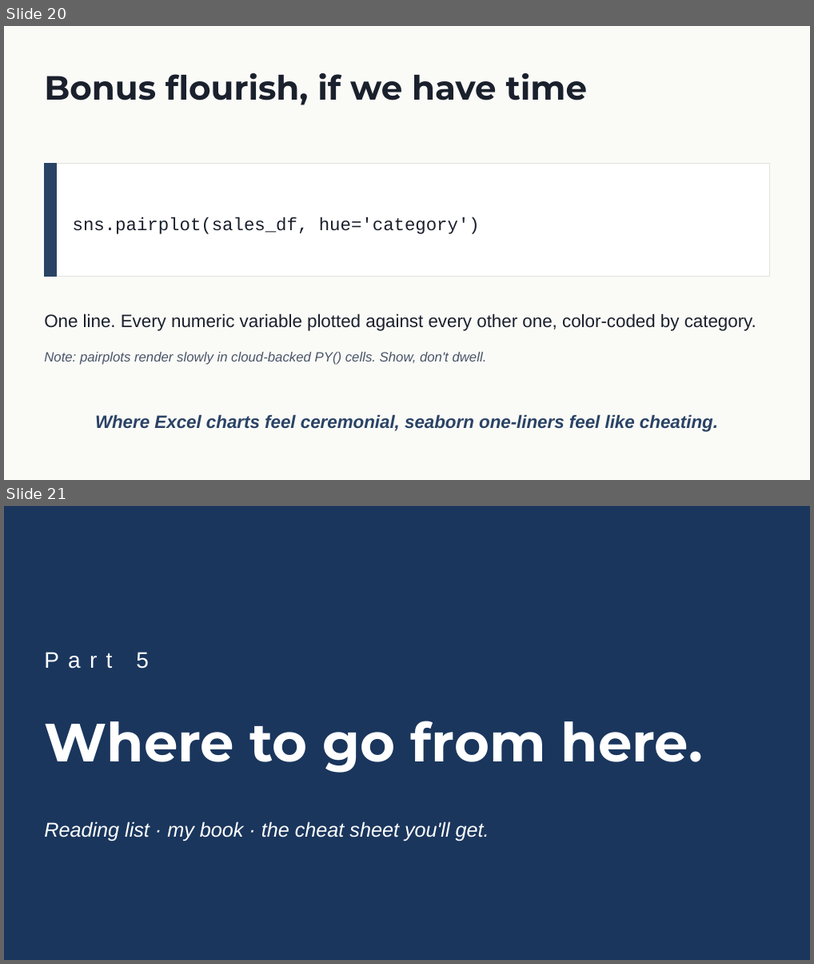
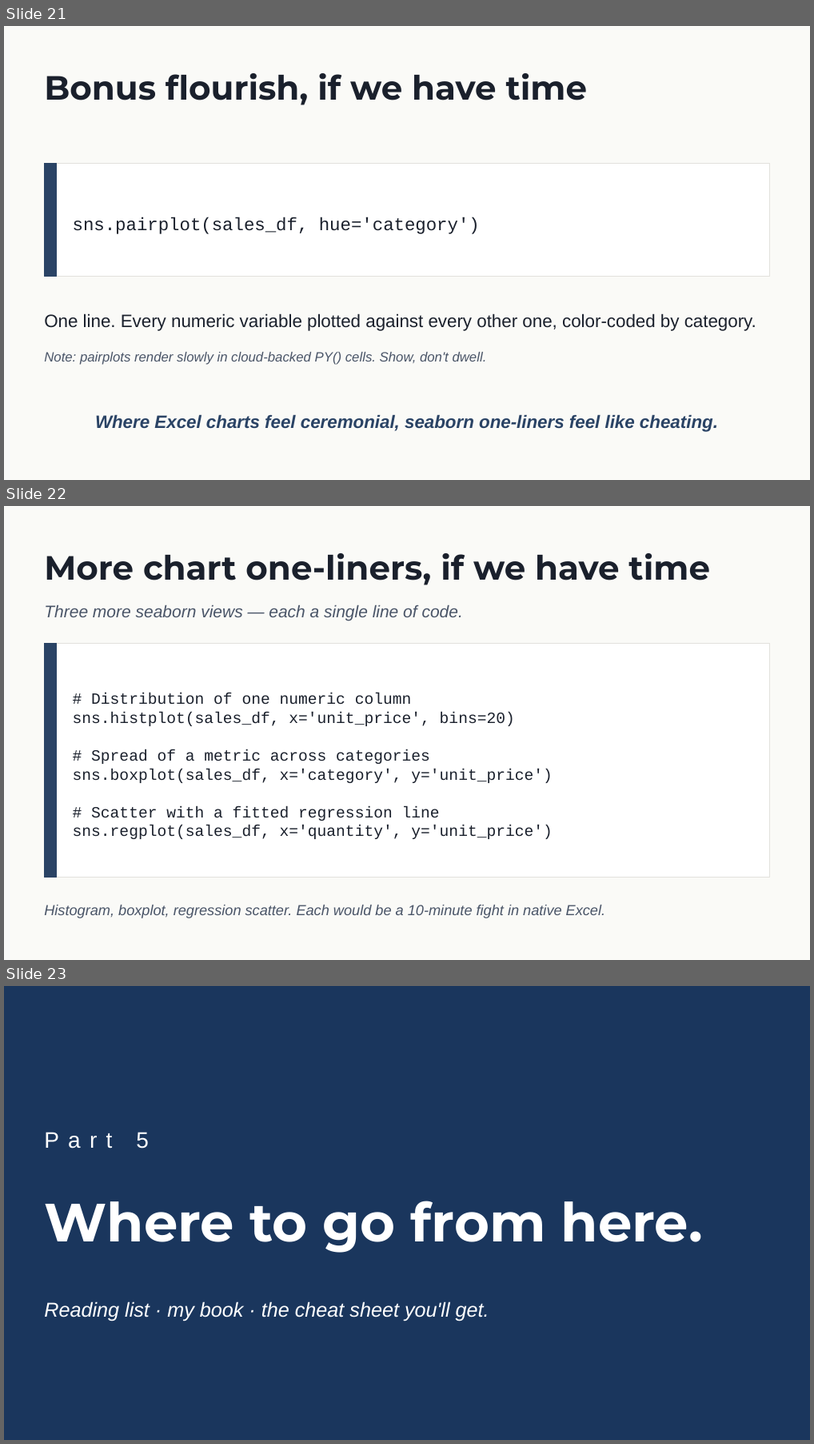
Before and after one commit to stringfestdata/python-in-excel-your-first-hour, a slide deck: python-in-excel-first-hour-deck.pptx. Shown one above the other, each under a label of ours: slides 20 and 21 before the commit, slides 21, 22 and 23 after it. The pictures are 814x964 and 814x1444 pixels, drawn with LibreOffice and Linux fonts; fonts in the diff are those of the drawing. Boxes give left, top, right and bottom in pixels: in the first picture for what was removed or moved away, otherwise in the second. Text is boxed around its words. In the diff, an @@ line names an element or a change of style, - is before the commit and + after.

```diff
--- a/python-in-excel-first-hour-deck.pptx
+++ b/python-in-excel-first-hour-deck.pptx
@@ slide 22 added at box(4, 506, 810, 960), background #FAFAF7 @@
@@ text added at box(44, 553, 710, 585), 30 pt, text #1A202C, bold @@
+More chart one-liners, if we have time
@@ text added at box(44, 605, 463, 620), 15 pt, text #4A5568, italic @@
+Three more seaborn views — each a single line of code.
@@ rectangle added at box(44, 643, 770, 877), fill #FFFFFF, outline #E2E1DC 1 pt @@
@@ rectangle added at box(44, 643, 57, 877), fill #2A4365, outline #2A4365 1 pt @@
@@ text added at box(73, 693, 553, 839), 14 pt, text #1A202C @@
+# Distribution of one numeric column
+sns.histplot(sales_df, x='unit_price', bins=20)
+# Spread of a metric across categories
+sns.boxplot(sales_df, x='category', y='unit_price')
+# Scatter with a fitted regression line
+sns.regplot(sales_df, x='quantity', y='unit_price')
@@ text added at box(44, 904, 606, 918), 13 pt, text #4A5568, italic @@
+Histogram, boxplot, regression scatter. Each would be a 10-minute fight in native Excel.
@@ what was slide 20 is now slide 21 @@
@@ what was slide 21 is now slide 23 @@
```
Also in this commit, not shown: 1 slide changed, 1 other slide added.
